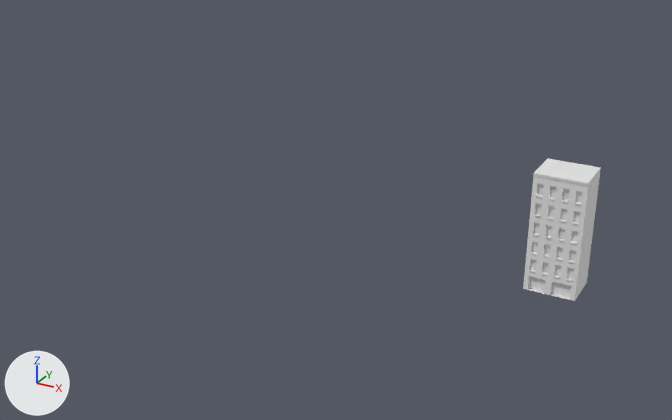
A saved change to the Blender file Paint the Town v1/Assets/Models/StreetBuildings.blend.
Camera for both pictures: a 50 mm camera at (25.5, -62.2, 35.9) aimed at (-7.6, -2.0, 5.7). The axes (+X, +Y, +Z) are drawn at lower left. The lights are the same throughout.

The first picture shows 'Build4'.
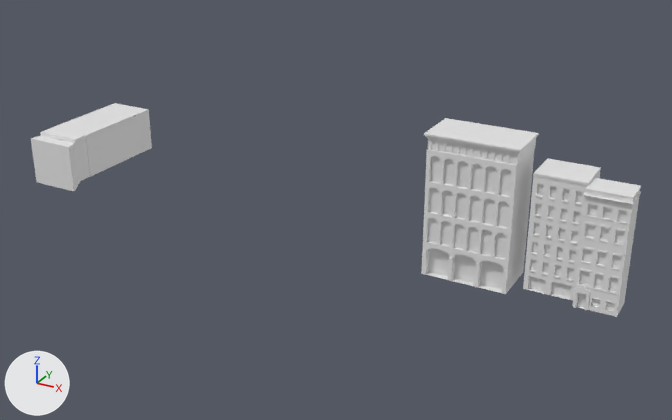
Where the newer file only moved an object's origin or applied its transform, the numbers keep the older frame.

Patch to the scene script:
```diff
--- a/Paint the Town v1/Assets/Models/StreetBuildings.blend.py
+++ b/Paint the Town v1/Assets/Models/StreetBuildings.blend.py
@@ me_plane @@
 # used by ob_build1; location = (-23.14, 0.0, 6.86); rotation_euler = (1.571, 0.0, 0.0), in degrees (90, 0, 0); scale = (0.358, 1.0, 1.0)
-me_plane.from_pydata(...)  # 2951 vertices, 1981 faces, 146 loose edges; spans x -3.9..28.8, y -6.9..3.4, z -3.7..0.5
+me_plane.from_pydata(...)  # 2951 vertices, 2000 faces, 146 loose edges; spans x -24.5..-12.8, y -0.5..3.7, z 0.0..10.3
+# me_plane part 1: the loose piece of 349 vertices spanning x -2.8..27.8, y -4.9..1.0, z -3.7..0.0 is multiplied about its middle by the matrix ((0.358, 0.0, 0.0), (0.0, 0.0, -1.0), (0.0, 1.0, 0.0)), then moved by (-31.2, 3.8, 6.8)
+# me_plane part 2: 1494 vertices added at x -24.5..-12.8, y -0.5..3.7, z 0.0..10.3
@@ ob_build3 @@
 ob_build3.location = (14.81, 1.18, 3.65)
-ob_build3.hide_viewport = True
@@ ob_build2 @@
 ob_build2.location = (2.16, 1.18, 1.12)
-ob_build2.hide_viewport = True
@@ ob_build1 @@
 ob_build1.scale = (0.358, 1.0, 1.0)
-ob_build1.hide_viewport = True
```

Changed parts and their boxes (x1, y1, x2, y2) in the pictures (672 x 420 px; the box of a moved part takes in the faces that stretch with it):
'Build2', shown: after (421, 118, 539, 294)
'Build3', shown: after (572, 178, 641, 317)
'Build1', shown: after (31, 103, 152, 191)
part 1 of me_plane, moved or reshaped (not visible before): after (87, 116, 137, 176)
part 2 of me_plane, added: after (31, 103, 152, 191)
